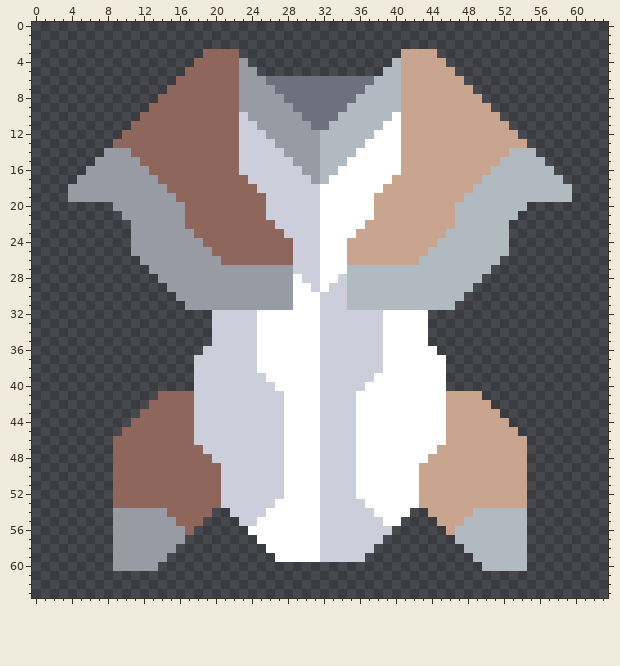
Edited in one commit: pixel-art sprite (sprites/blocks/turrets/firebow.png). Above is the file before it was changed.
The file is 64x64 pixels.
And afterwards:
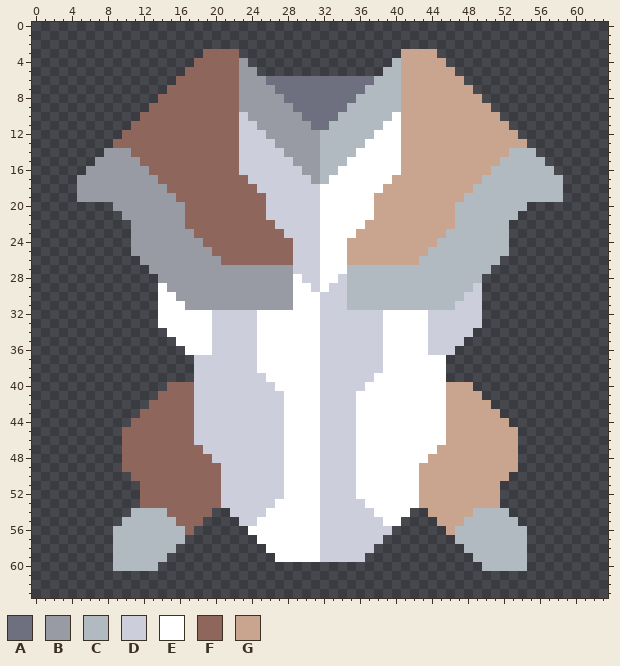
Palette (. is transparent): A #6e7080  B #989aa4  C #b0bac0  D #cccedb  E #ffffff  F #8f665b  G #c9a58f
The commit says: Change Bloom and Firebow sprites to slightly newer versions
What changed:
Changed rows in their new state; - is an unchanged pixel.
first column x 4:
18 .------------------------------------------------------.
19 .------------------------------------------------------.
first column x 14:
29 E----------------------------------D
30 EE--------------------------------DD
31 EEE------------------------------DDD
32 EEEEEE------------------------DDDDDD
33 EEEEEE------------------------DDDDDD
34 -EEEEE------------------------DDDDD-
35 --EEEE------------------------DDDD--
36 ---EEE------------------------DDD---
first column x 15:
40 FFF----------------------------GGG
first column x 9:
46 .--------------------------------------------.
47 .--------------------------------------------.
48 .--------------------------------------------.
49 .--------------------------------------------.
50 ..------------------------------------------..
51 ...----------------------------------------...
52 ...----------------------------------------...
53 ...----------------------------------------...
54 ..CCCC--------------------------------------..
55 .CCCCCC--------------------------------------.
56 CCCCCCCC--------------------------------------
57 CCCCCCCC--------------------------------------
58 CCCCCCC---------------------------------------
59 CCCCCC----------------------------------------
60 CCCCC-----------------------------------------
